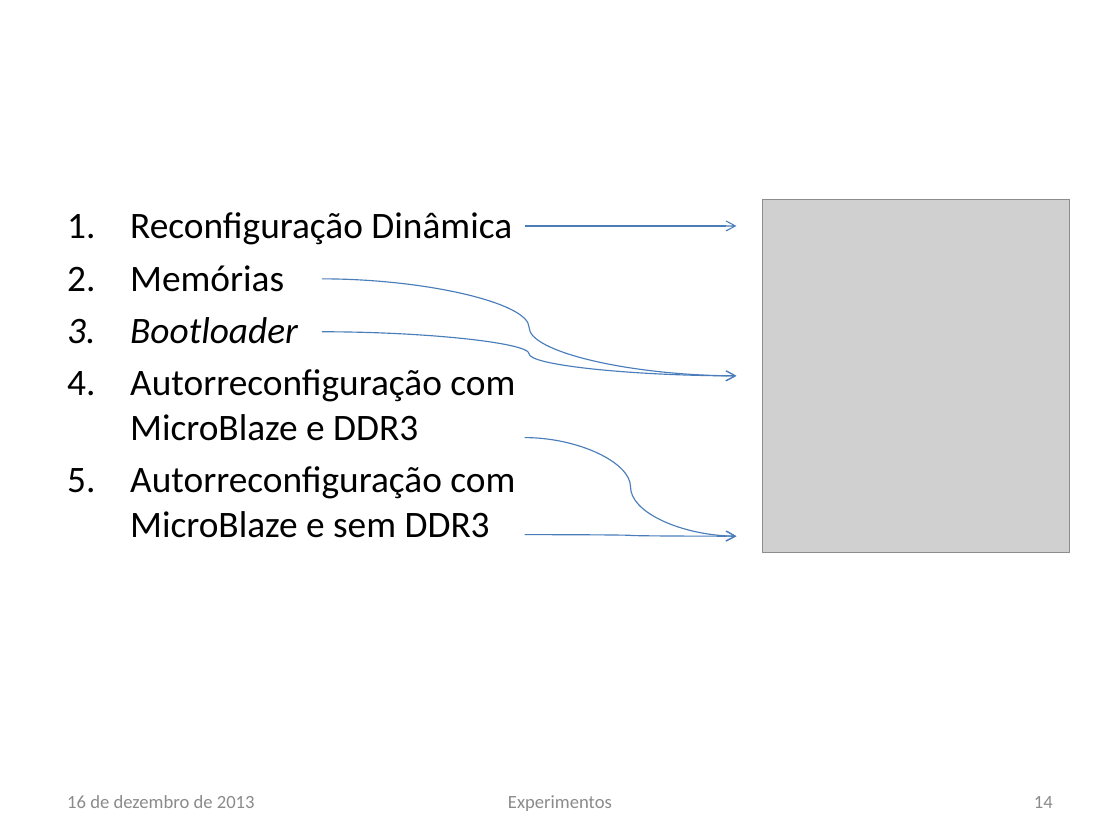
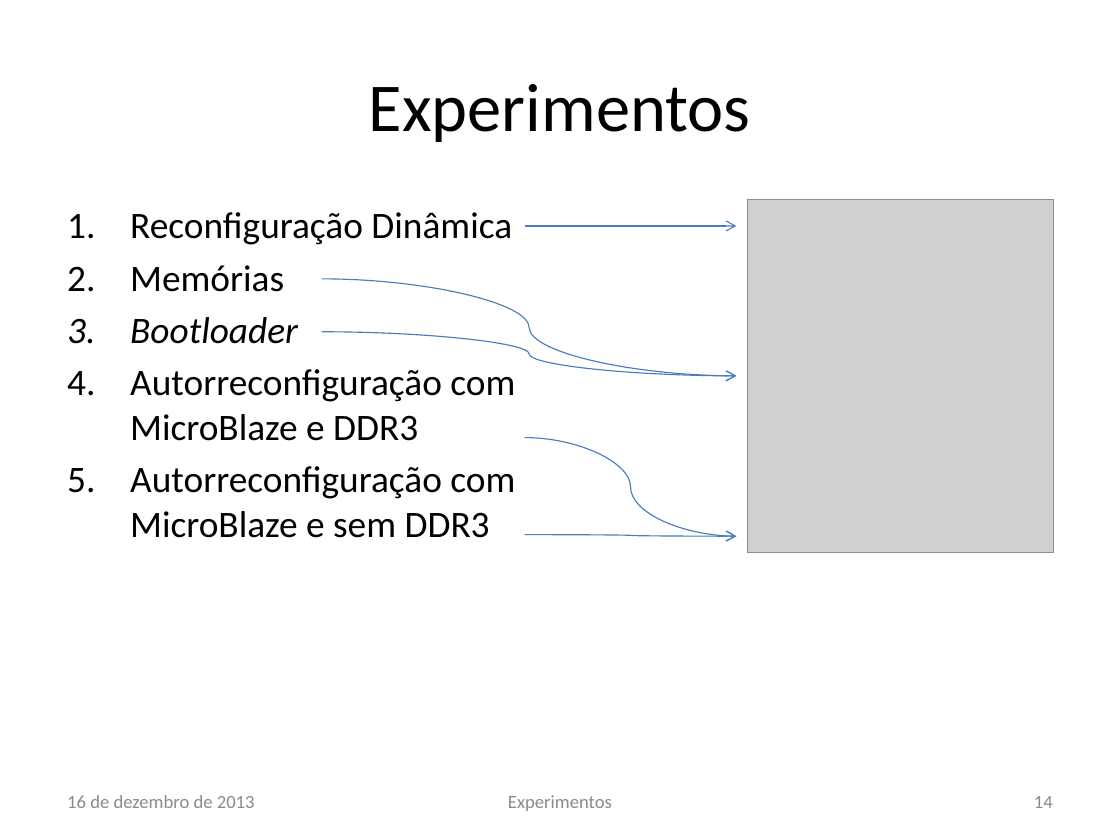
Before and after one commit to lsoliveira459/tg2, a slide deck: slide 14 of Apresentação/Estudo e Implementação de Reconfiguração Dinâmica.pptx. Drawn at 1120x840 pixels with LibreOffice and Linux fonts; fonts in the diff are those of the drawing; grey boxes stand for pictures; background and template pictures are left out. Boxes give left, top, right and bottom in pixels: in the first picture for what was removed or moved away, otherwise in the second. Text is boxed around its words. In the diff, an @@ line names an element or a change of style, - is before the commit and + after.

```diff
--- a/Apresentação/Estudo e Implementação de Reconfiguração Dinâmica.pptx
+++ b/Apresentação/Estudo e Implementação de Reconfiguração Dinâmica.pptx
@@ title added at (369, 84, 751, 142), 44 pt, text #000000 @@
+Experimentos
@@ picture: place and size @@
-picture at (763, 199, 1070, 552)
+picture at (747, 199, 1054, 552)
```
Also in this commit, not shown: 9 other slides changed, 1 slide added, 3 other files.
